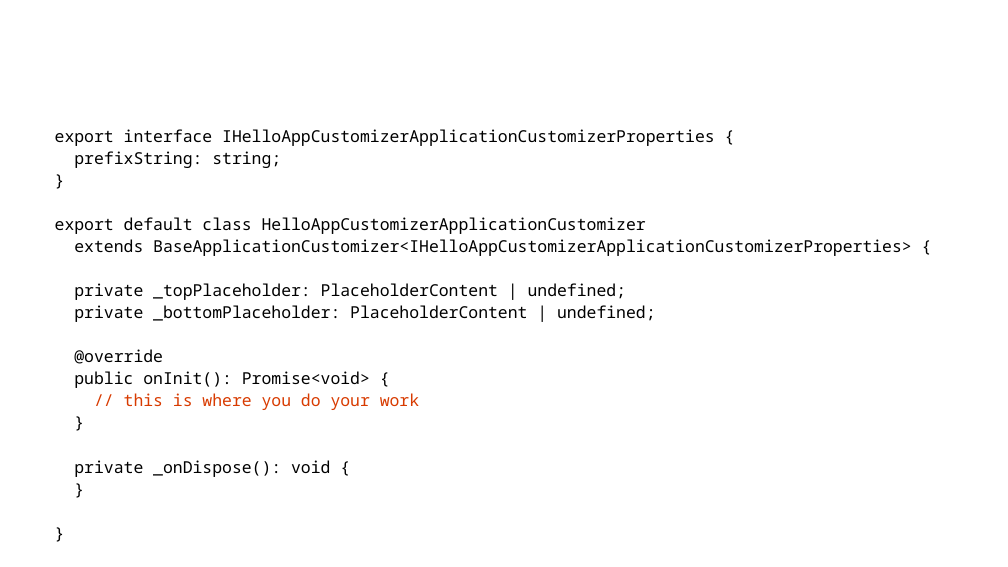
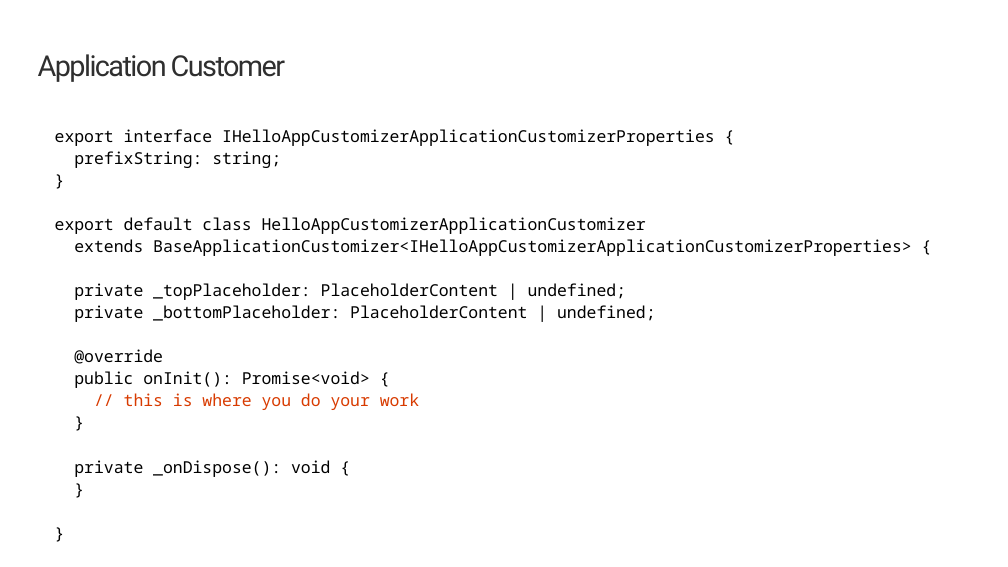
Before and after one commit to SharePoint/sp-dev-training-spfx-extensions, a slide deck: slide 15 of 01 into+appcustomizer.pptx. Drawn at 1008x567 pixels with LibreOffice and Linux fonts; fonts in the diff are those of the drawing; background and template pictures are left out. Boxes give left, top, right and bottom in pixels: in the first picture for what was removed or moved away, otherwise in the second. Text is boxed around its words. In the diff, an @@ line names an element or a change of style, - is before the commit and + after.

```diff
--- a/01 into+appcustomizer.pptx
+++ b/01 into+appcustomizer.pptx
@@ title added at <box>38,54,285,82</box>, 28 pt, text #2F2F2F @@
+Application Customer
```
Also in this commit, not shown: 5 other slides changed, 2 other files.
